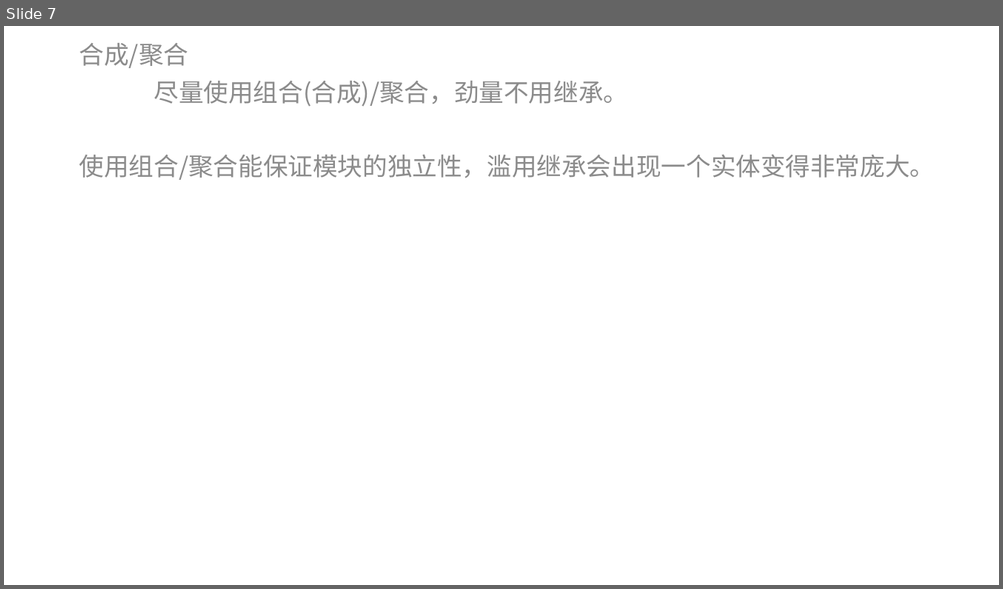
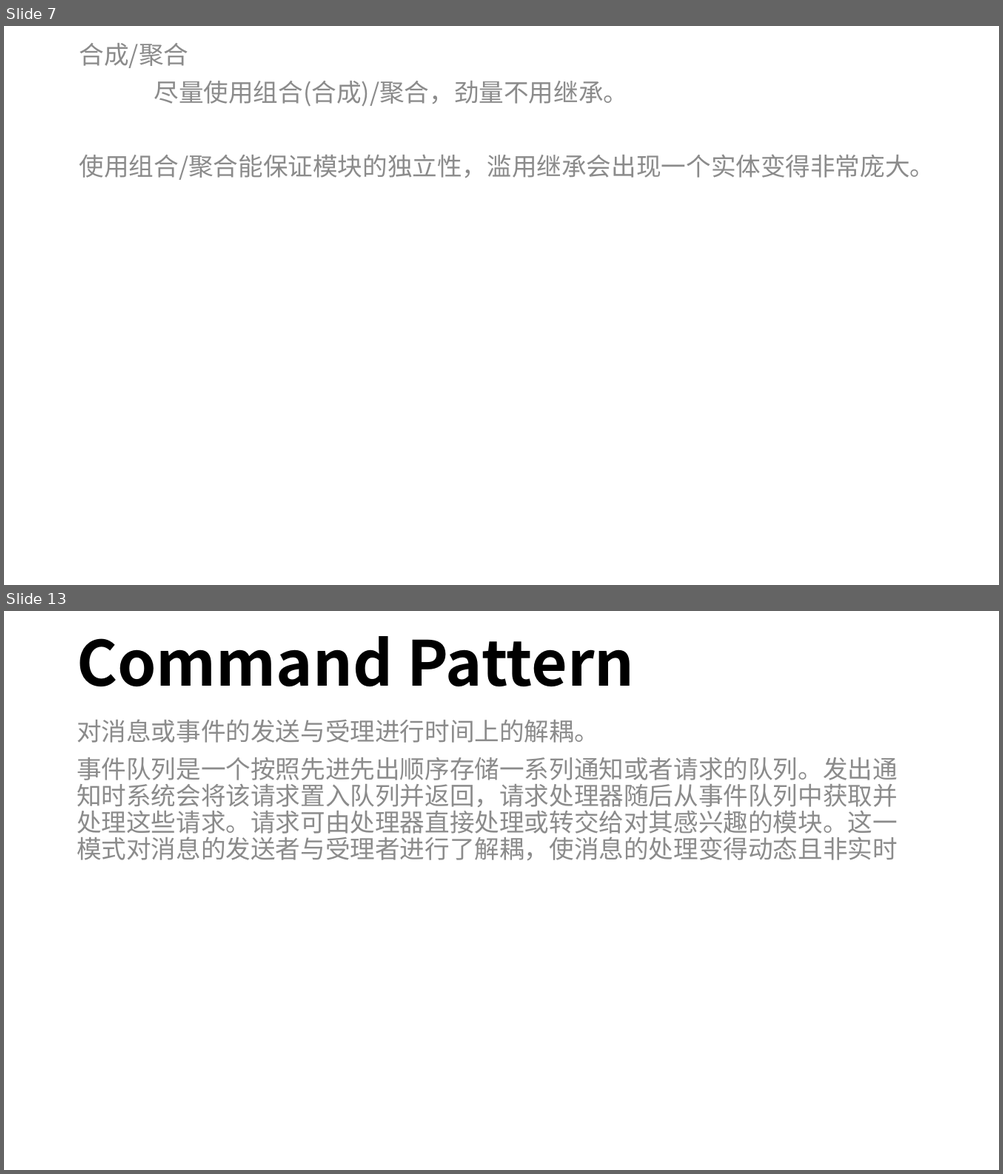
Before and after one commit to mshandle/GStar, a slide deck: Document/les2/les2.pptx. Shown one above the other, each under a label of ours: slide 7 before the commit, slides 7 and 13 after it; the slides between them are not shown. The pictures are 1003x589 and 1003x1174 pixels, drawn with LibreOffice and Linux fonts; fonts in the diff are those of the drawing. Boxes give left, top, right and bottom in pixels: in the first picture for what was removed or moved away, otherwise in the second. Text is boxed around its words. In the diff, an @@ line names an element or a change of style, - is before the commit and + after.

```diff
--- a/Document/les2/les2.pptx
+++ b/Document/les2/les2.pptx
@@ slide 13 added at box(4, 611, 999, 1170), background #FFFFFF @@
@@ title added at box(77, 636, 634, 686), 60 pt, text #000000, bold @@
+Command Pattern
@@ text added at box(77, 719, 897, 861), 24 pt, text #8C8C8C @@
+对消息或事件的发送与受理进行时间上的解耦。
+事件队列是一个按照先进先出顺序存储一系列通知或者请求的队列。发出通知时系统会将该请求置入队列并返回，请求处理器随后从事件队列中获取并处理这些请求。请求可由处理器直接处理或转交给对其感兴趣的模块。这一模式对消息的发送者与受理者进行了解耦，使消息的处理变得动态且非实时
```
Also in this commit, not shown: 1 slide changed, 6 other slides added.
